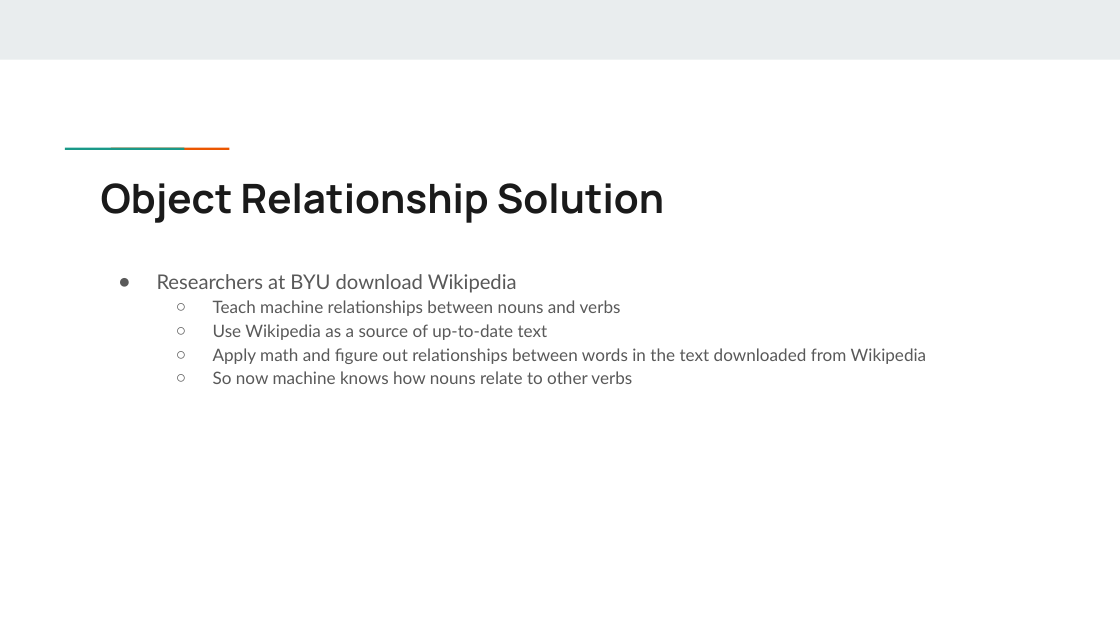
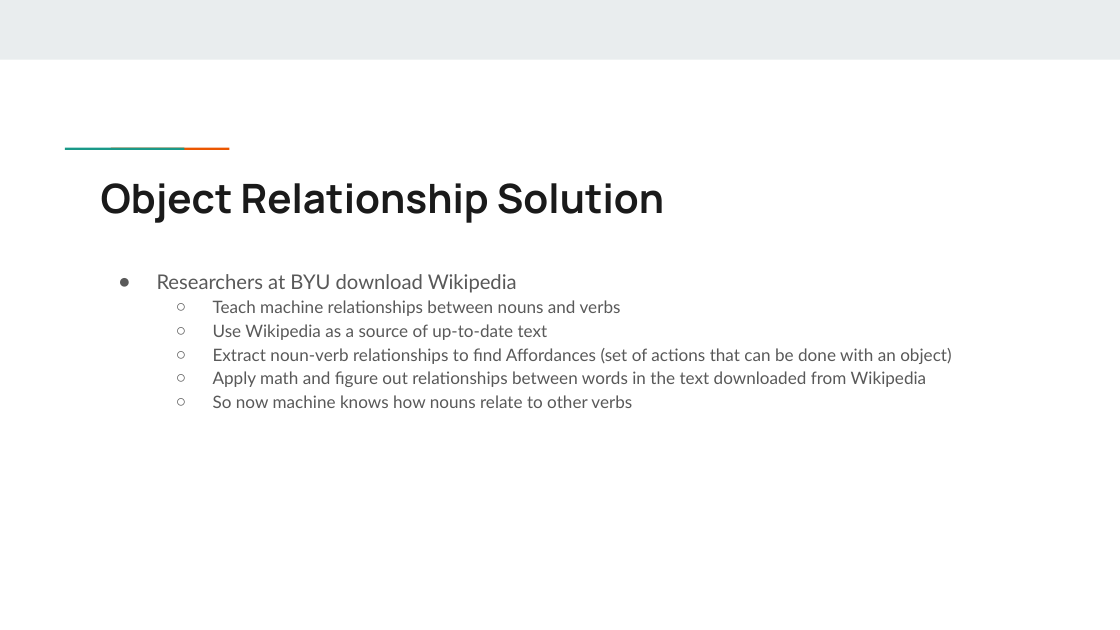
Before and after one commit to quentintruong/UCLA-CS35L-F17, a slide deck: slide 9 of A10/Applications of Context for Artificial Intelligence.pptx (slide 7 before the commit). Drawn at 1120x630 pixels with LibreOffice and Linux fonts; fonts in the diff are those of the drawing. Boxes give left, top, right and bottom in pixels: in the first picture for what was removed or moved away, otherwise in the second. Text is boxed around its words. In the diff, an @@ line names an element or a change of style, - is before the commit and + after.

```diff
--- a/A10/Applications of Context for Artificial Intelligence.pptx
+++ b/A10/Applications of Context for Artificial Intelligence.pptx
@@ text at (213,348,951,364): paragraph added @@
+  ○ Extract noun-verb relationships to find Affordances (set of actions that can be done with an object)
```
Also in this commit, not shown: 5 other slides changed, 2 slides added, 3 other files.
